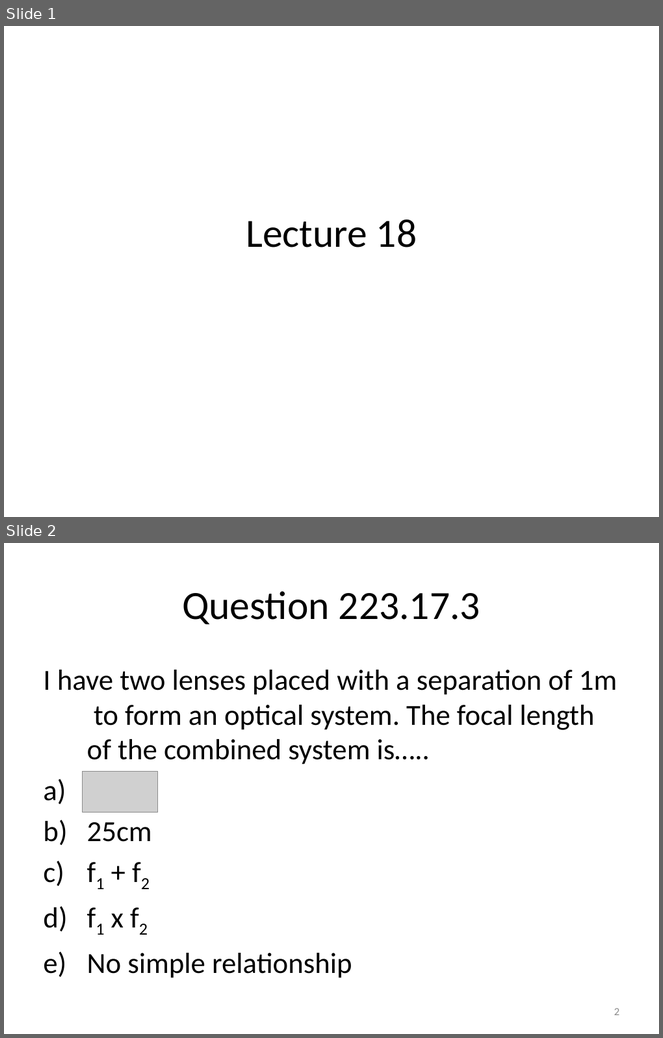
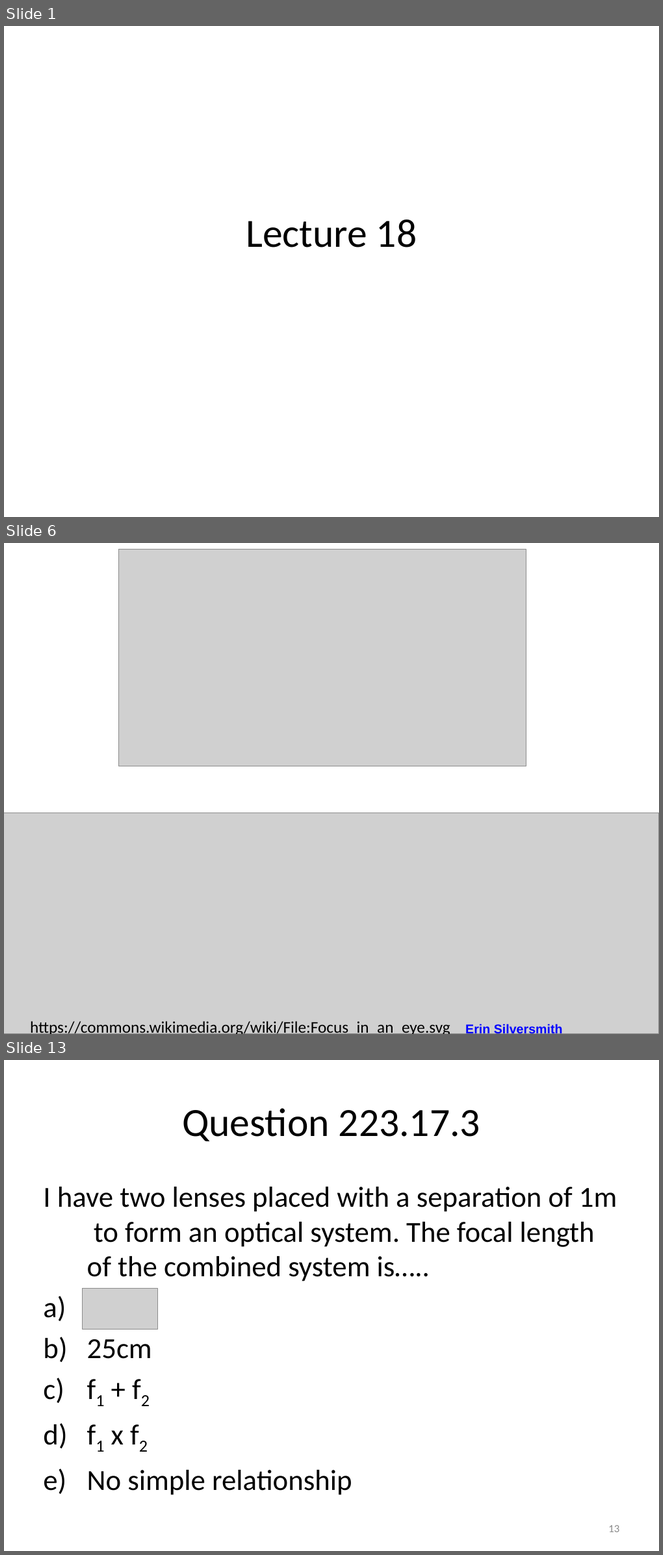
Before and after one commit to rtlines/Introductory-Physics-II, a slide deck: Lecture_Slides/PH 123 Lecture 18.pptx. Shown one above the other, each under a label of ours: slides 1 and 2 before the commit, slides 1, 6 and 13 after it; the slides between them are not shown. The pictures are 663x1038 and 663x1555 pixels, drawn with LibreOffice and Linux fonts; fonts in the diff are those of the drawing; grey boxes stand for pictures. Boxes give left, top, right and bottom in pixels: in the first picture for what was removed or moved away, otherwise in the second. Text is boxed around its words. In the diff, an @@ line names an element or a change of style, - is before the commit and + after.

```diff
--- a/Lecture_Slides/PH 123 Lecture 18.pptx
+++ b/Lecture_Slides/PH 123 Lecture 18.pptx
@@ slide 6 added at (x1=4, y1=543, x2=659, y2=1034), background #FFFFFF @@
@@ picture added at (x1=118, y1=549, x2=526, y2=767) @@
@@ picture added at (x1=4, y1=813, x2=659, y2=1034) @@
@@ text added at (x1=30, y1=1021, x2=451, y2=1034), 18 pt, text #000000 @@
+https://commons.wikimedia.org/wiki/File:Focus_in_an_eye.svg
@@ text added at (x1=466, y1=1024, x2=563, y2=1034), 14 pt, text #0000FF, bold, underline @@
+Erin Silversmith
@@ what was slide 2 is now slide 13 @@
@@ page number at (x1=608, y1=1525, x2=620, y2=1533): text changed @@
-2
+13
```
Also in this commit, not shown: 1 slide changed, 11 other slides added, 30 other files.
